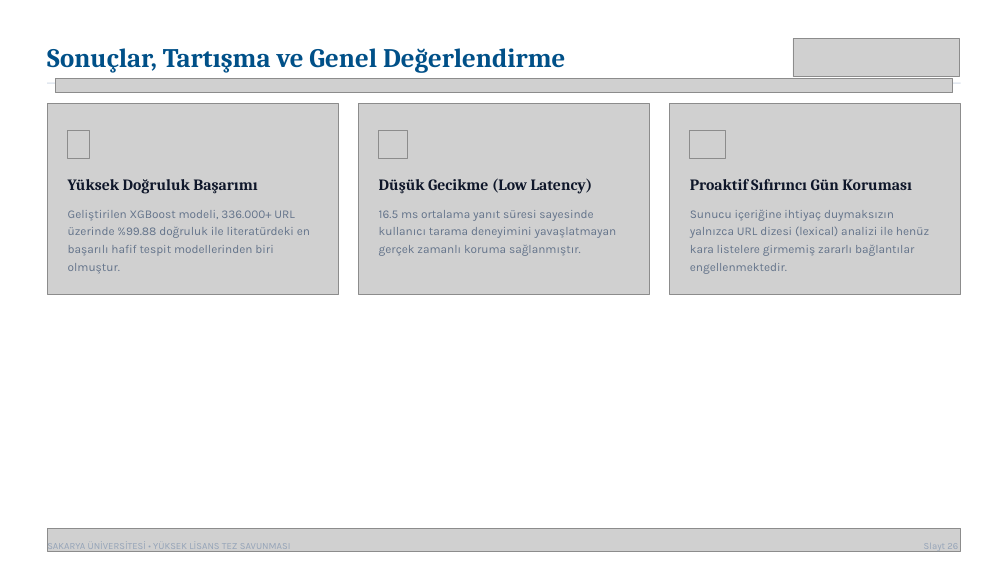
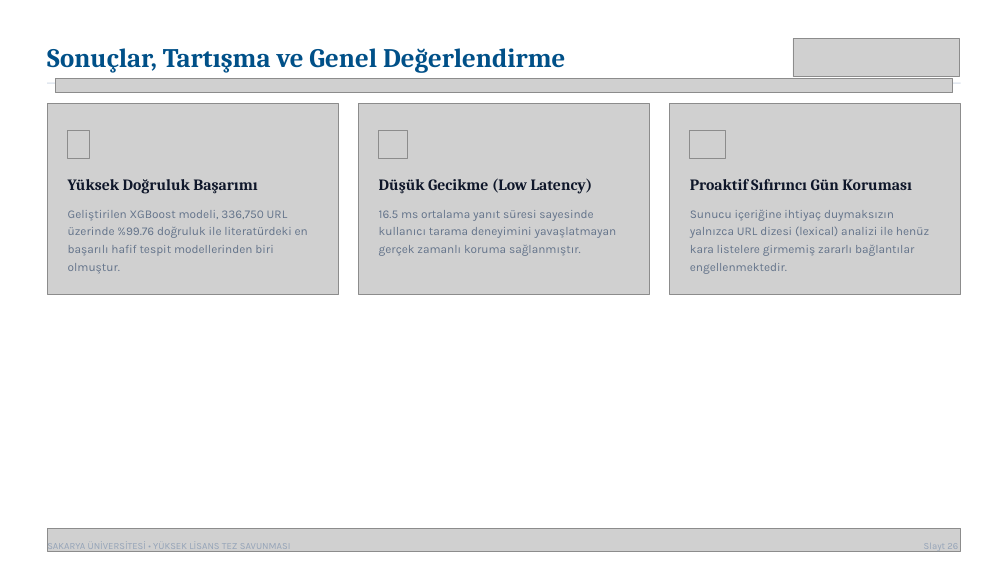
Before and after one commit to mmeliht/URL-Phishing-Detection, a slide deck: slide 25 of thesis/presentation.pptx. Drawn at 1008x567 pixels with LibreOffice and Linux fonts; fonts in the diff are those of the drawing; grey boxes stand for pictures. Boxes give left, top, right and bottom in pixels: in the first picture for what was removed or moved away, otherwise in the second. Text is boxed around its words. In the diff, an @@ line names an element or a change of style, - is before the commit and + after.

Commit message:
presentation edit

```diff
--- a/thesis/presentation.pptx
+++ b/thesis/presentation.pptx
@@ text at <box>68,210,308,274</box>: text changed @@
-Geliştirilen XGBoost modeli, 336.000+ URL üzerinde %99.88 doğruluk ile literatürdeki en başarılı hafif tespit modellerinden biri olmuştur.
+Geliştirilen XGBoost modeli, 336,750 URL üzerinde %99.76 doğruluk ile literatürdeki en başarılı hafif tespit modellerinden biri olmuştur.
```
Also in this commit, not shown: 3 other slides changed.
